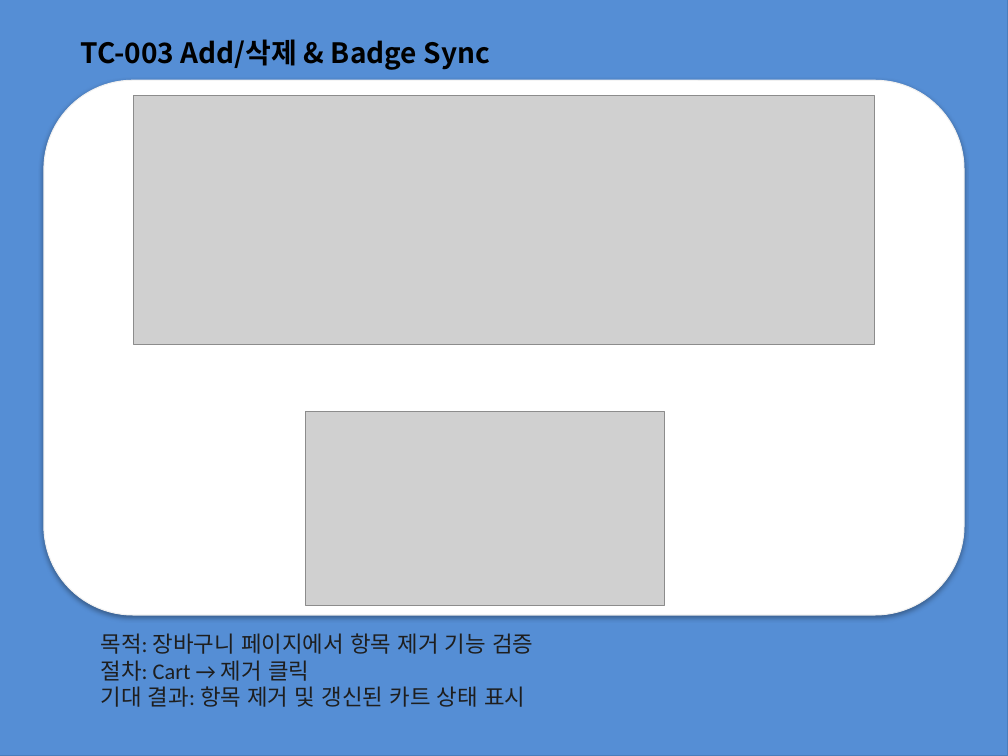
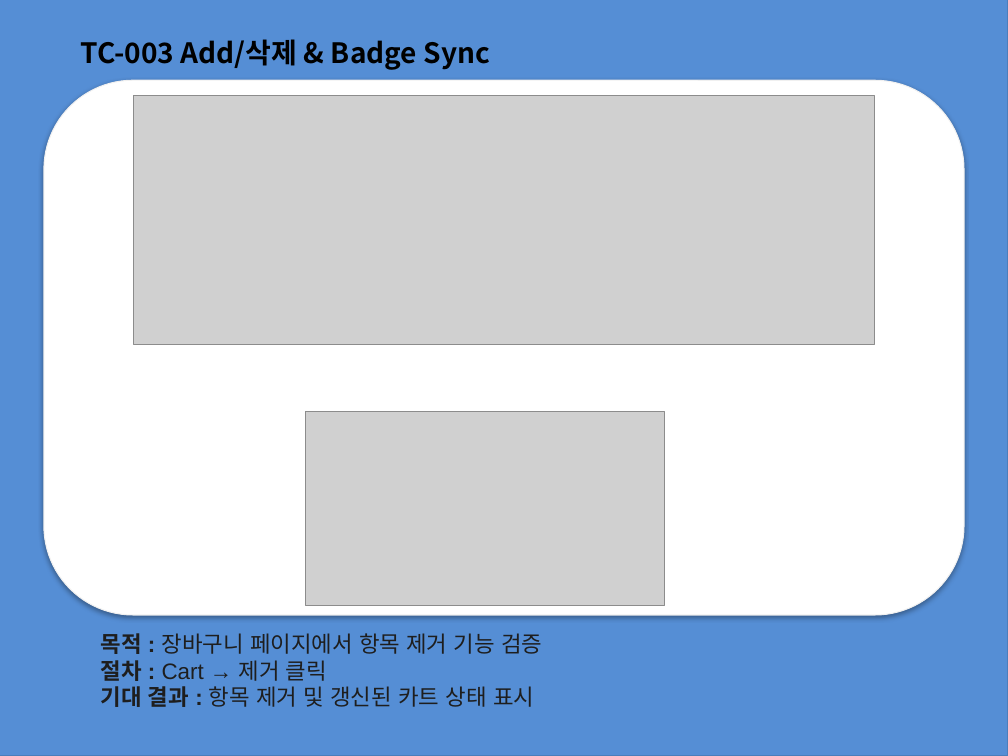
Before and after one commit to jwbaik98/project, a slide deck: slide 19 of 2조 프로젝트 과제(제작중).pptx. Drawn at 1008x756 pixels with LibreOffice and Linux fonts; fonts in the diff are those of the drawing; grey boxes stand for pictures. Boxes give left, top, right and bottom in pixels: in the first picture for what was removed or moved away, otherwise in the second. Text is boxed around its words. In the diff, an @@ line names an element or a change of style, - is before the commit and + after.

```diff
--- a/2조 프로젝트 과제(제작중).pptx
+++ b/2조 프로젝트 과제(제작중).pptx
@@ text at (101,633,542,707): text changed; font Calibri to Arial @@
-목적: 장바구니 페이지에서 항목 제거 기능 검증
-절차: Cart → 제거 클릭
-기대 결과: 항목 제거 및 갱신된 카트 상태 표시
+목적 : 장바구니 페이지에서 항목 제거 기능 검증
+절차 : Cart → 제거 클릭
+기대 결과 : 항목 제거 및 갱신된 카트 상태 표시
```
Also in this commit, not shown: 9 other slides changed.
